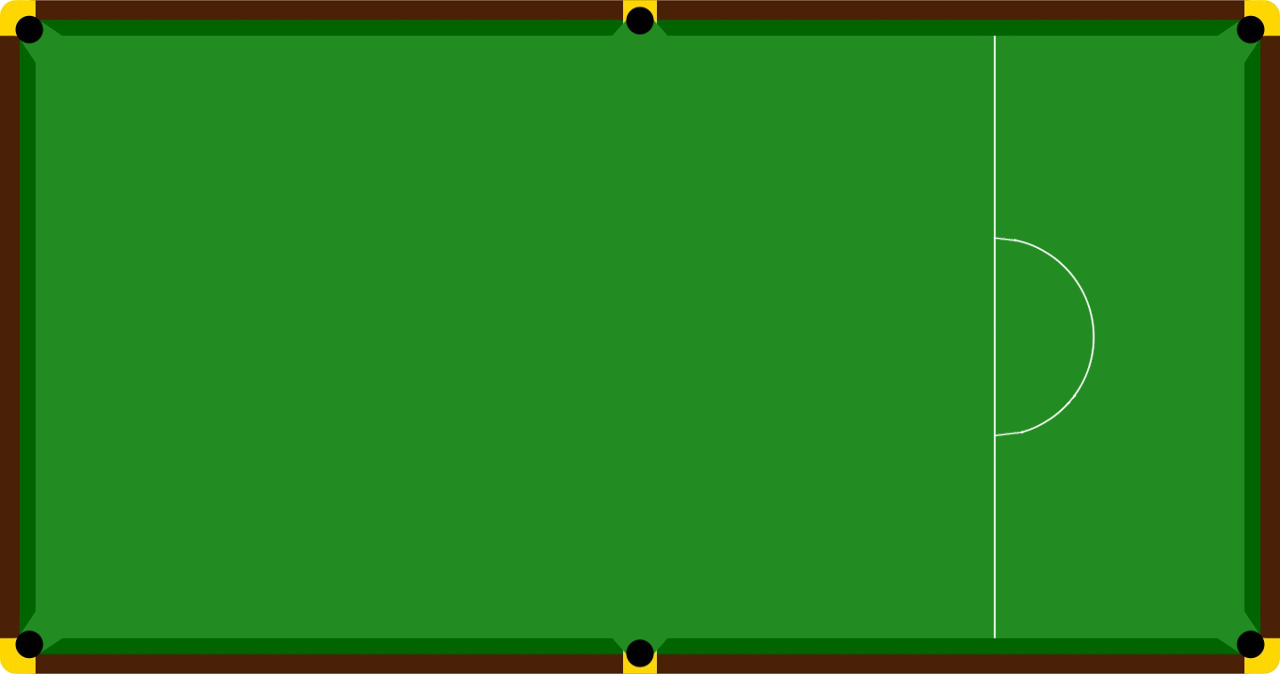
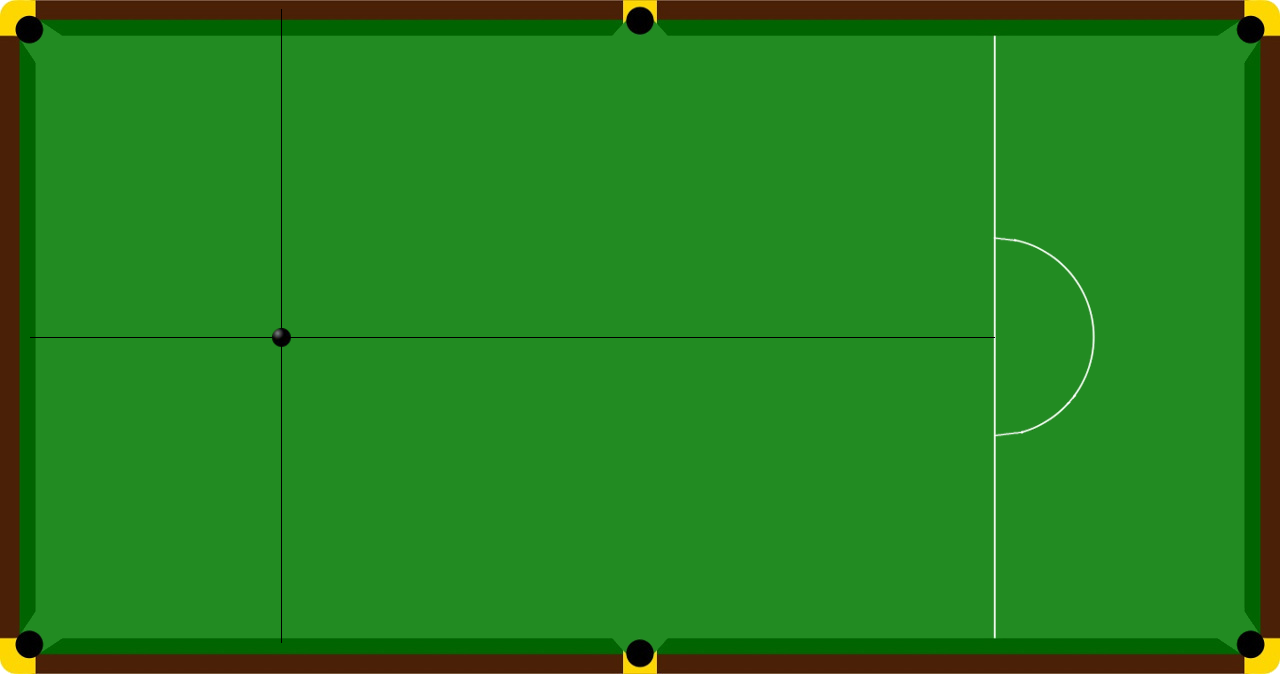
Comparing the layer stacks of the two 1280 × 674 images. Changes:
added layer "Pasted Layer" above "background.jpg" over [272, 328, 291, 347]
painted on "background.jpg" over [30, 9, 995, 643]
